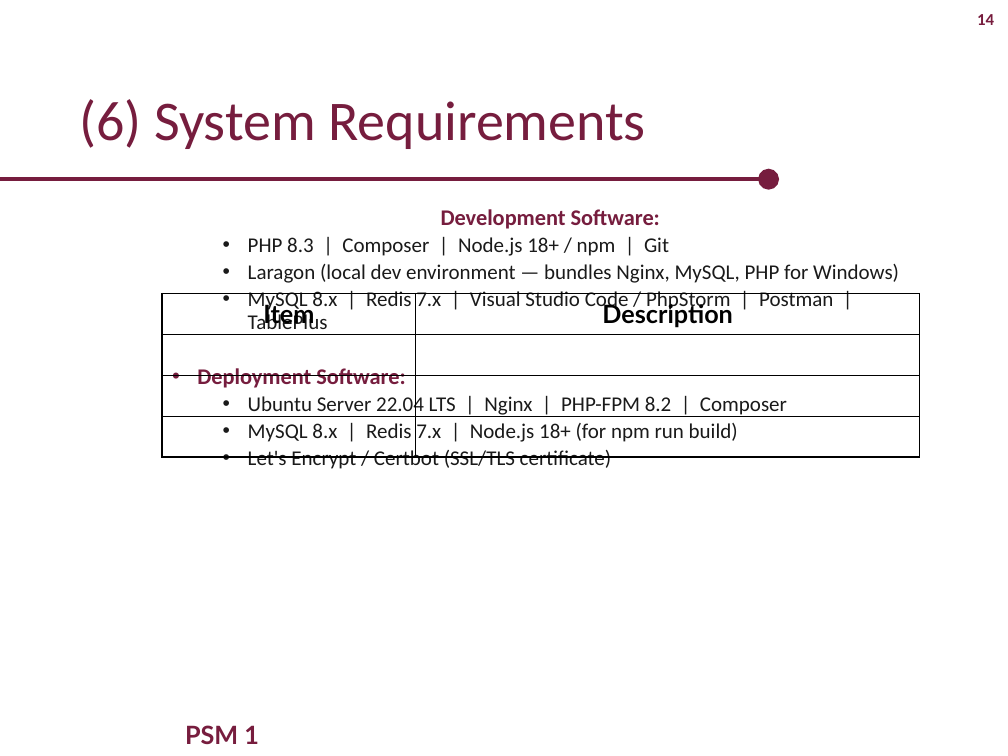
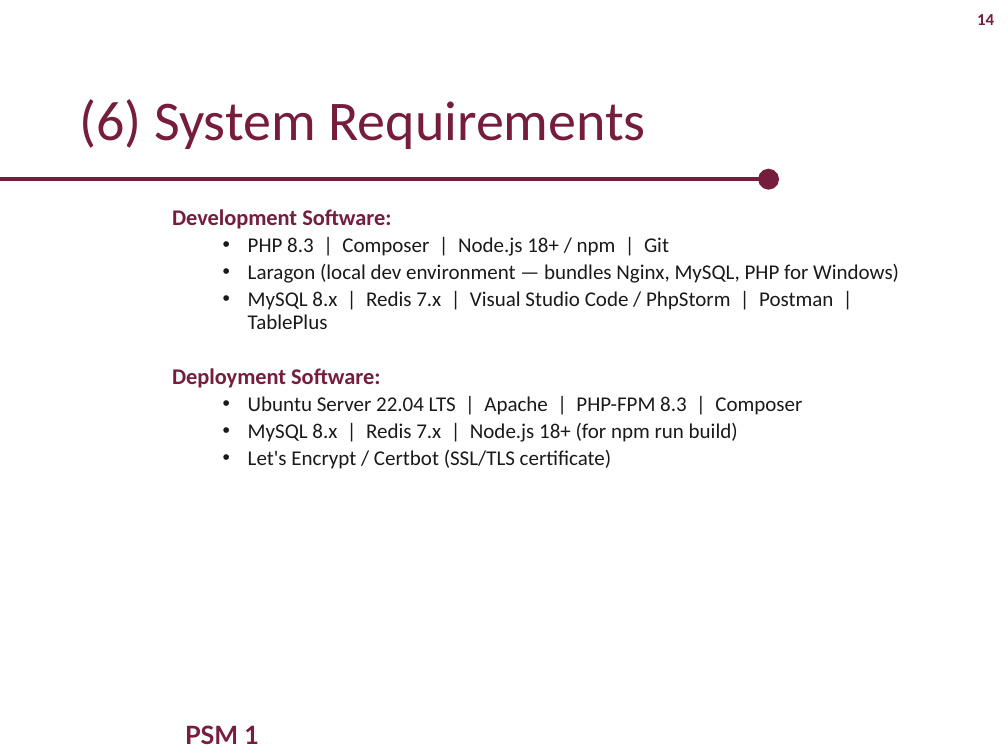
Before and after one commit to aisyahumairah/HomeLodge-Doc, a slide deck: slide 14 of docs/Presentation/HomeLodge_PSM1_v2.pptx. Drawn at 1008x756 pixels with LibreOffice and Linux fonts; fonts in the diff are those of the drawing; background and template pictures are left out. Boxes give left, top, right and bottom in pixels: in the first picture for what was removed or moved away, otherwise in the second. Text is boxed around its words. In the diff, an @@ line names an element or a change of style, - is before the commit and + after.

```diff
--- a/docs/Presentation/HomeLodge_PSM1_v2.pptx
+++ b/docs/Presentation/HomeLodge_PSM1_v2.pptx
@@ text at [172,209,391,388]: alignment centre to left; bullet • to none @@
@@ table removed at [162,293,920,457], 4 rows, 2 columns @@
-Item | Description
- | 
- | 
- | 
@@ text at [248,396,802,415]: text changed @@
-  • Ubuntu Server 22.04 LTS | Nginx | PHP-FPM 8.2 | Composer
+  • Ubuntu Server 22.04 LTS | Apache | PHP-FPM 8.3 | Composer
```
Also in this commit, not shown: 7 other slides changed, 1 other file.
